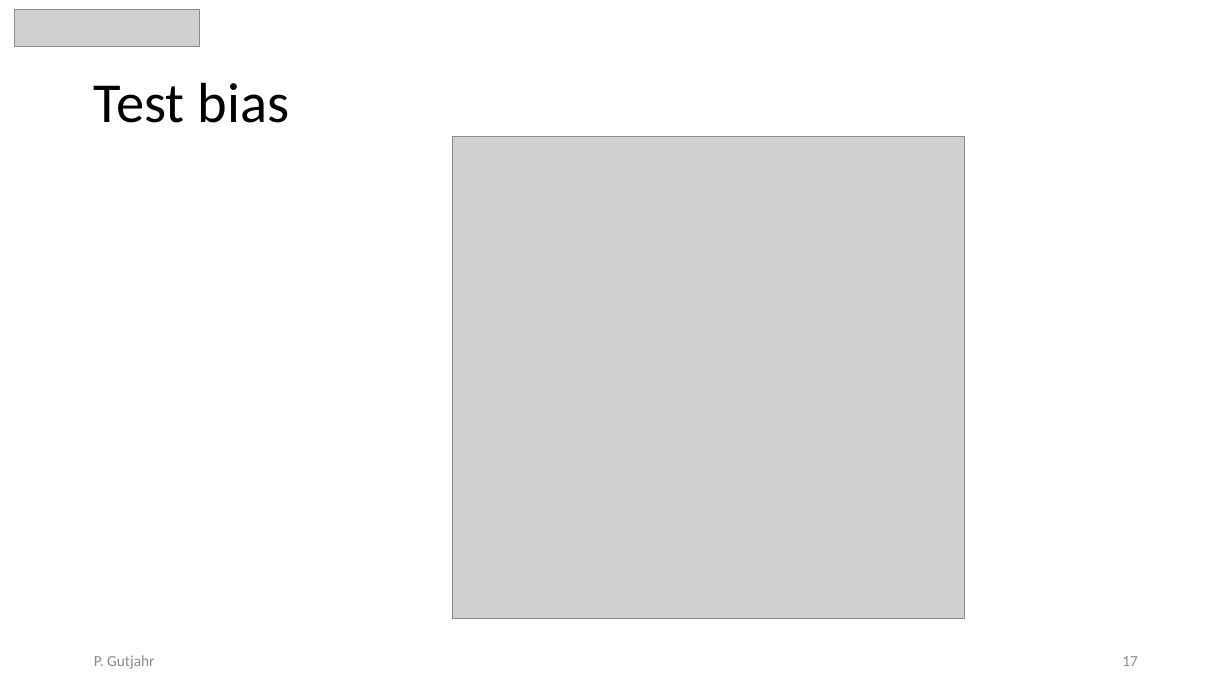
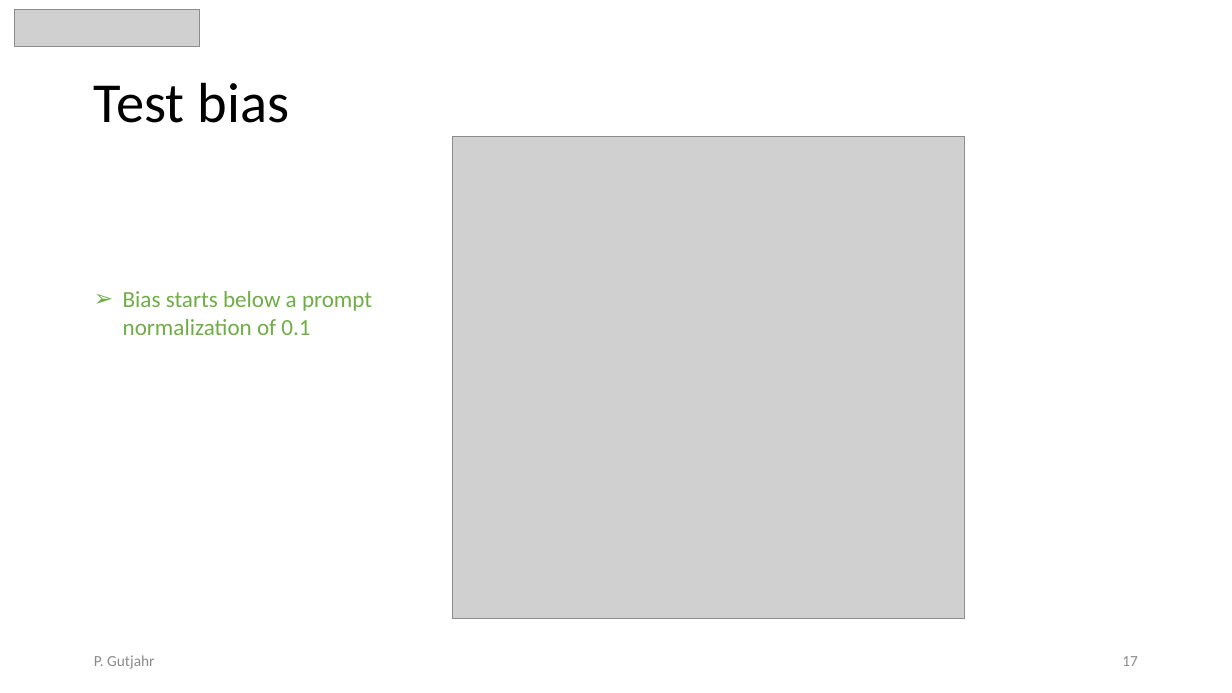
Before and after one commit to pascalgutjahr/presentations, a slide deck: slide 17 of cr_group/cr_call_2023_09_22.pptx. Drawn at 1232x693 pixels with LibreOffice and Linux fonts; fonts in the diff are those of the drawing; grey boxes stand for pictures. Boxes give left, top, right and bottom in pixels: in the first picture for what was removed or moved away, otherwise in the second. Text is boxed around its words. In the diff, an @@ line names an element or a change of style, - is before the commit and + after.

```diff
--- a/cr_group/cr_call_2023_09_22.pptx
+++ b/cr_group/cr_call_2023_09_22.pptx
@@ text added at (x1=123, y1=291, x2=372, y2=335), 18 pt, text #70AD47 @@
+➢ Bias starts below a prompt normalization of 0.1
```
Also in this commit, not shown: 11 other slides changed, 6 slides added, 1 slide removed.
